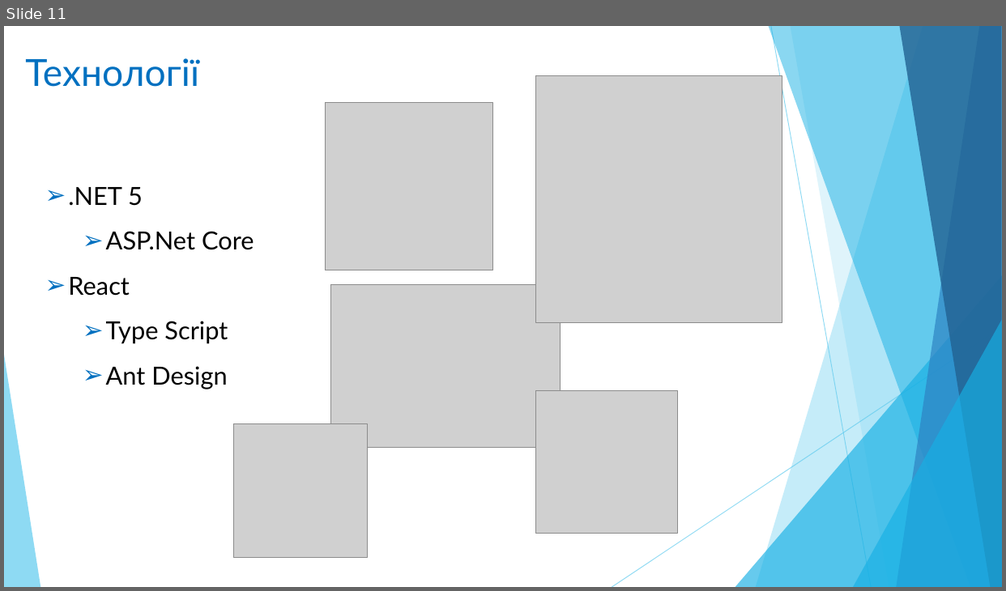
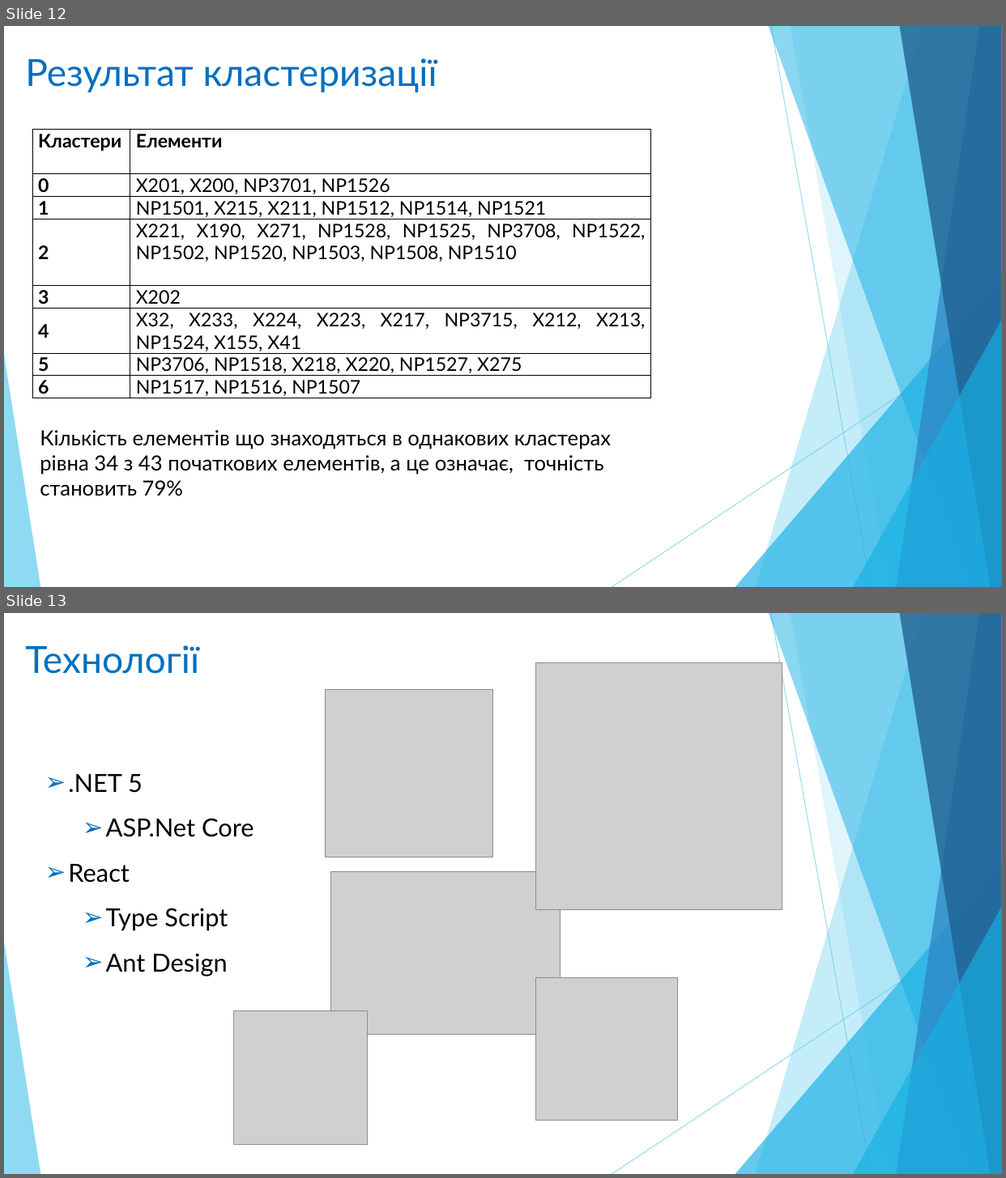
Before and after one commit to zelo2000/Xema, a slide deck: Documents/Presentation_1.pptx. Shown one above the other, each under a label of ours: slide 11 before the commit, slides 12 and 13 after it. The pictures are 1006x591 and 1006x1178 pixels, drawn with LibreOffice and Linux fonts; fonts in the diff are those of the drawing; grey boxes stand for pictures. Boxes give left, top, right and bottom in pixels: in the first picture for what was removed or moved away, otherwise in the second. Text is boxed around its words. In the diff, an @@ line names an element or a change of style, - is before the commit and + after.

```diff
--- a/Documents/Presentation_1.pptx
+++ b/Documents/Presentation_1.pptx
@@ slide 12 added at box(4, 26, 1002, 587), background #FFFFFF; not listed: 10 template elements that a slide beside it also shows @@
@@ text added at box(25, 58, 437, 92), 36 pt, text #0070C0 @@
+Результат кластеризації
@@ table added at box(32, 130, 651, 402), 8 rows, 2 columns @@
+Кластери | Елементи
+0 | X201, X200, NP3701, NP1526
+1 | NP1501, X215, X211, NP1512, NP1514, NP1521
+2 | X221, X190, X271, NP1528, NP1525, NP3708, NP1522, NP1502, NP1520, NP1503, NP1508, NP1510
+3 | X202
+4 | X32, X233, X224, X223, X217, NP3715, X212, X213, NP1524, X155, X41
+5 | NP3706, NP1518, X218, X220, NP1527, X275
+6 | NP1517, NP1516, NP1507
@@ text added at box(40, 430, 611, 497), 20 pt, text #000000 @@
+Кількість елементів що знаходяться в однакових кластерах рівна 34 з 43 початкових елементів, а це означає, точність становить 79%
@@ what was slide 11 is now slide 13 @@
```
Also in this commit, not shown: 3 slides changed, 1 other slide added, 1 other file.
